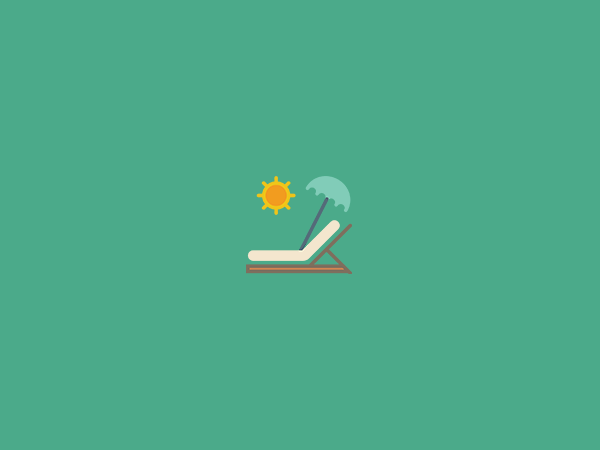
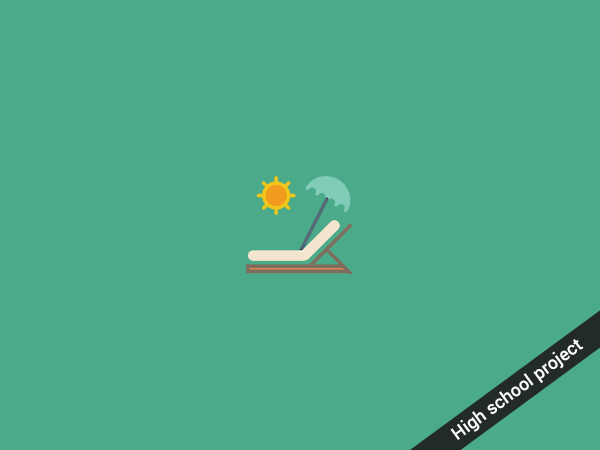
Layered file, before and after one edit (600 × 450). Changes by layer:
added layer "High school project" above "Rectangle 1" over [450, 339, 584, 440]
added layer "Rectangle 1" above "Color Fill 1" over [410, 310, 600, 450]
